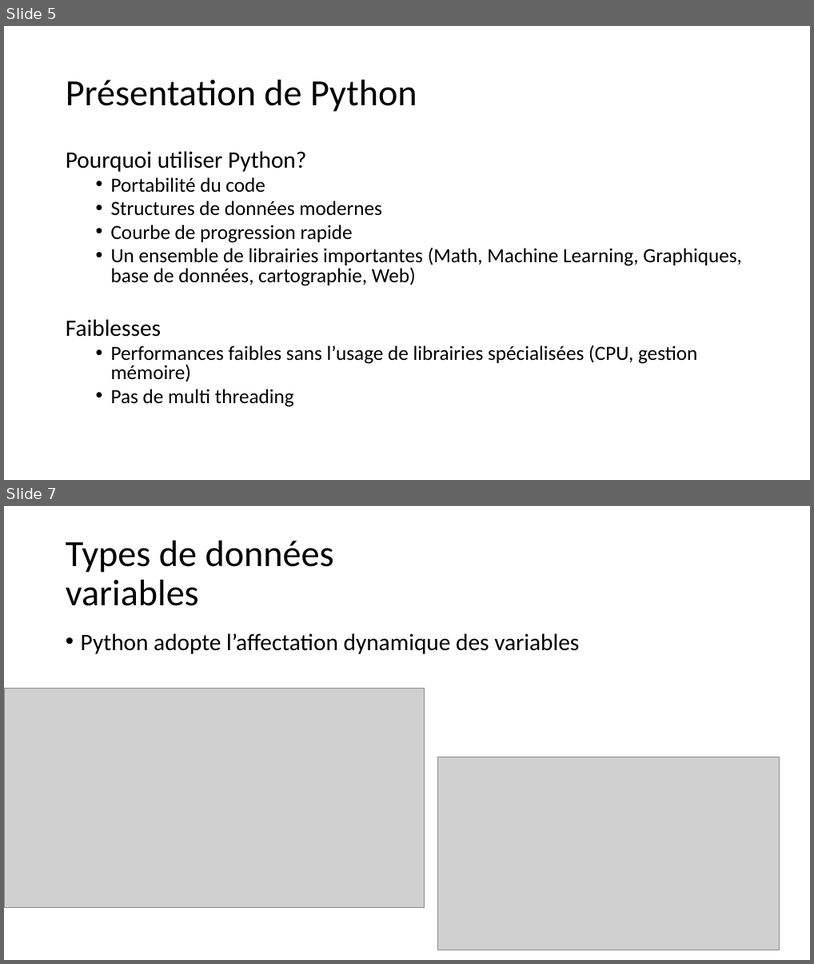
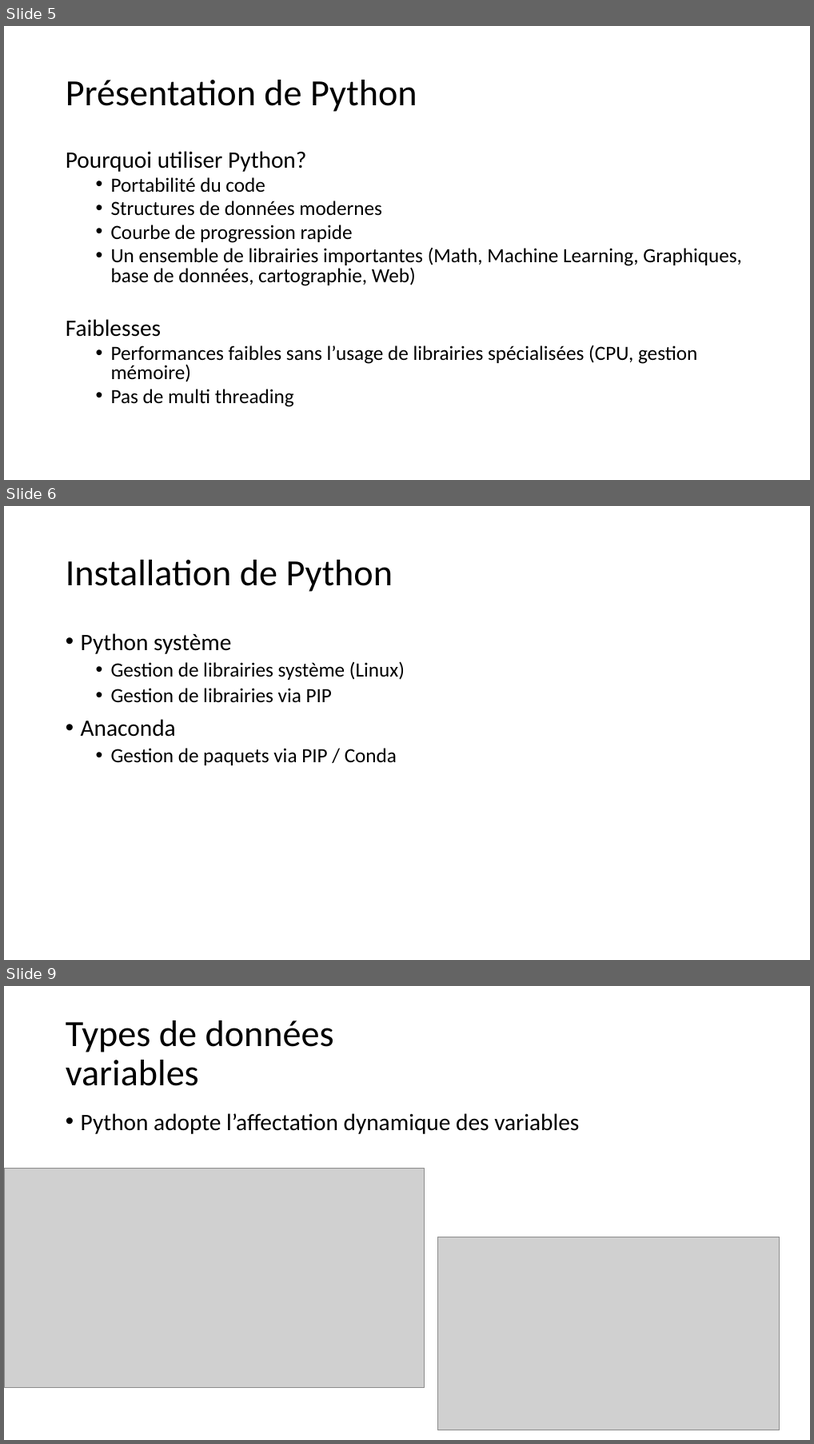
Before and after one commit to aubinthomas/Course, a slide deck: python_debutant/Formation Python débutant.pptx. Shown one above the other, each under a label of ours: slides 5 and 7 before the commit, slides 5, 6 and 9 after it; the slides between them are not shown. The pictures are 814x964 and 814x1444 pixels, drawn with LibreOffice and Linux fonts; fonts in the diff are those of the drawing; grey boxes stand for pictures. Boxes give left, top, right and bottom in pixels: in the first picture for what was removed or moved away, otherwise in the second. Text is boxed around its words. In the diff, an @@ line names an element or a change of style, - is before the commit and + after.

```diff
--- a/python_debutant/Formation Python débutant.pptx
+++ b/python_debutant/Formation Python débutant.pptx
@@ slide 6 added at <box>4,506,810,960</box>, background #FFFFFF @@
@@ title added at <box>66,560,393,592</box>, 44 pt, text #000000 @@
+Installation de Python
@@ text added at <box>81,633,405,765</box>, 24 pt, text #000000 @@
+• Python système
+  • Gestion de librairies système (Linux)
+  • Gestion de librairies via PIP
+• Anaconda
+  • Gestion de paquets via PIP / Conda
@@ what was slide 7 is now slide 9 @@
```
Also in this commit, not shown: 6 slides changed, 2 other slides added.
